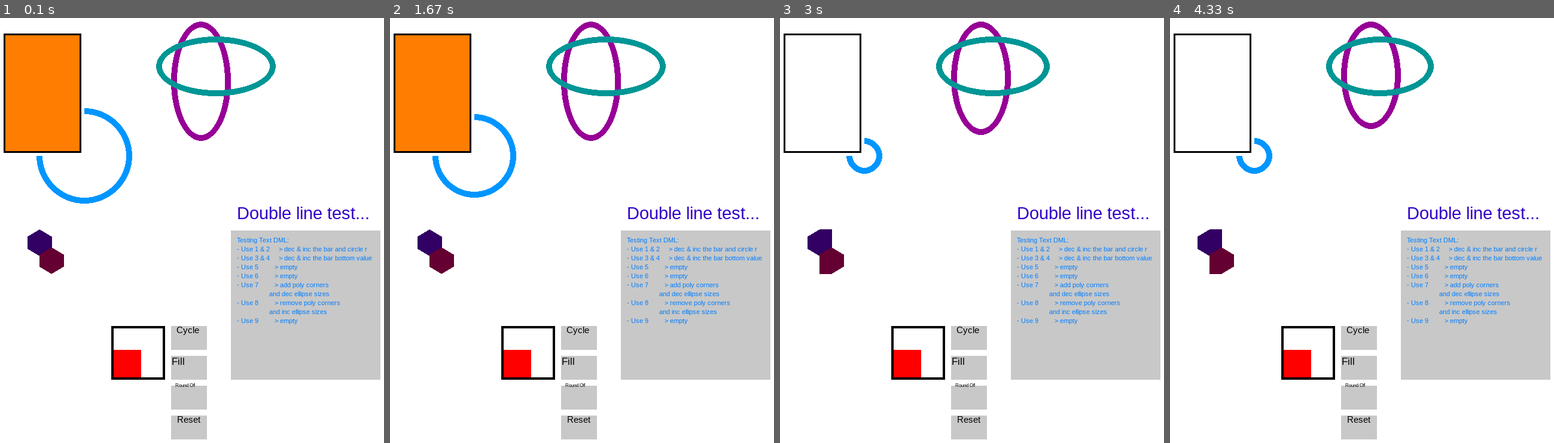
Above: before the commit, frames 1-4 (left to right).
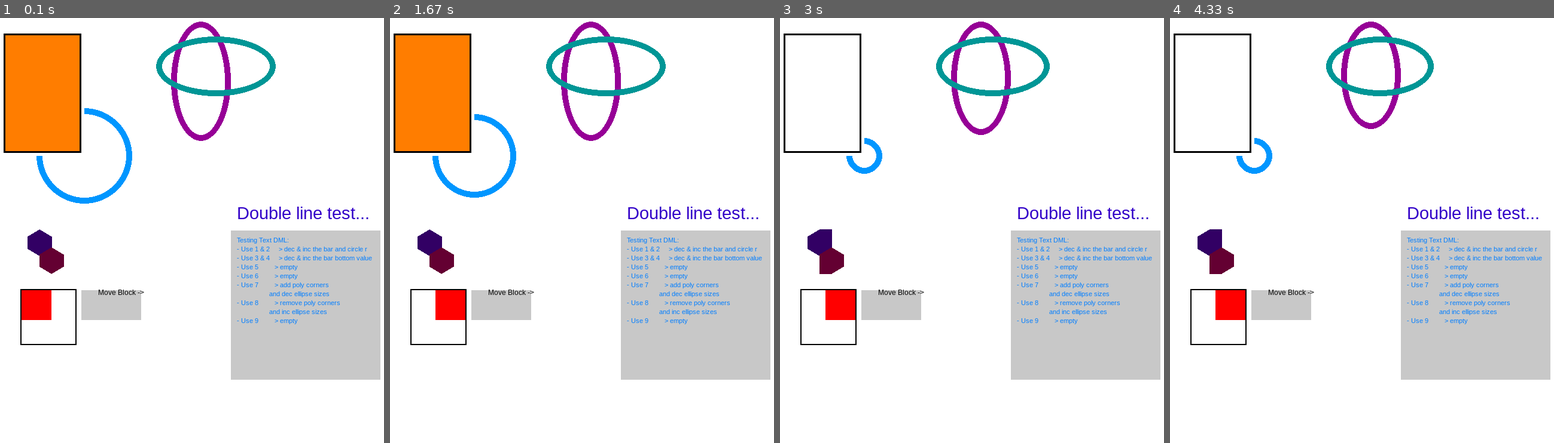
Above: after the commit, the same moments.

Repository: reimerrigtering/PygameUIExtension
Game: pygame game, started from testing.py
Same seed, same stepped clock (60 frames per second), same inputs: the game is played once before the commit and once after it.
Inputs (mouse positions are in pixels of both pictures, inside the frame that each line leads up to):
- Up to frame 1 (0.1 s): no input
- Up to frame 2 (1.67 s): click (501, 307) at 0.38 s, where only the run after the commit has a clickable "Move Block ->"; tap 1 at 0.67, 1.33 s; tap 2 at 1 s
- Up to frame 3 (3 s): tap 4 at 1.67 s; tap 1 at 2.07, 2.37, 2.62, 2.95 s; tap 7 at 2.15 s
- Up to frame 4 (4.33 s): tap 4 at 3.03 s; tap 1 at 3.25, 3.45, 3.75 s; tap 7 at 3.53 s

The runs differ from the first frame. In frame 1, 4.7% of the frame differs, in the area x 5-54%, y 63-100%; in frame 2, 4.7%; in frame 3, 4.7%; in frame 4, 4.7%.

Commit message:
Fixed bugs

Diff:
--- a/testing.py
+++ b/testing.py
@@ -33,69 +33,34 @@
 
 bar = Bar(rectangle, bar_color=(255, 125, 0), bar_closed=True, start_fill_side=Placement.BOTTOM)
 
-moving_block = Rect(200, 600, 50, 50, color=(255, 0, 0))
-moving_block_bounds = Rect(200, 560, 90, 90, border=4)
+moving_block = Rect(50, 500, 50, 50, color=(255, 0, 0))
+moving_block_sqr = Rect(48, 498, 94, 94, color=(0, 0, 0), border=2)
+move_amount = 40
+moving_block_seq_pos = 0
 
-moving_block_right = ObjectAnimation([(ObjectAnimation.Action.MOVE, {'x': 40, 'time': 20})],
+moving_block_right = ObjectAnimation([(ObjectAnimation.Action.MOVE, {'x': move_amount, 'time': 20})],
                                      animation_objects=[moving_block])
-moving_block_left = ObjectAnimation([(ObjectAnimation.Action.MOVE, {'x': -40, 'time': 20})],
+moving_block_left = ObjectAnimation([(ObjectAnimation.Action.MOVE, {'x': -move_amount, 'time': 20})],
                                     animation_objects=[moving_block])
-moving_block_up = ObjectAnimation([(ObjectAnimation.Action.MOVE, {'y': -40, 'time': 20})],
+moving_block_up = ObjectAnimation([(ObjectAnimation.Action.MOVE, {'y': -move_amount, 'time': 20})],
                                   animation_objects=[moving_block])
-moving_block_down = ObjectAnimation([(ObjectAnimation.Action.MOVE, {'y': 40, 'time': 20})],
+moving_block_down = ObjectAnimation([(ObjectAnimation.Action.MOVE, {'y': move_amount, 'time': 20})],
                                     animation_objects=[moving_block])
-moving_block_fill = ObjectAnimation([(ObjectAnimation.Action.MOVE_TO, {'x': 200, 'y': 560, 'time': 60}),
-                                     (ObjectAnimation.Action.SCALE_TO, {'width': 90, 'height': 90, 'time': 60})],
-                                    animation_objects=[moving_block])
-moving_block_round_off = ObjectAnimation([(ObjectAnimation.Action.CHANGE_CORNER_RADIUS_TO,
-                                           {'radius': 60, 'time': 20})], animation_objects=[moving_block])
-moving_block_square = ObjectAnimation([(ObjectAnimation.Action.CHANGE_CORNER_RADIUS_TO,
-                                        {'radius': 0, 'time': 20})], animation_objects=[moving_block])
-moving_block_reset_position = ObjectAnimation([(ObjectAnimation.Action.MOVE_TO, {'x': 200, 'y': 600}),
-                                               (ObjectAnimation.Action.SCALE_TO, {'width': 50, 'height': 50})],
-                                              animation_objects=[moving_block])
-
-moving_block_sequence_pos = 0
-block_rounded = False
-
-
-def reset_block_seq_pos() -> None:
-    global moving_block_sequence_pos
-    moving_block_sequence_pos = 0
-
-
-def round_block(round_off: bool = None) -> None:
-    global block_rounded
-    do_state = round_off if round_off is not None else not block_rounded
-
-    if not do_state:
-        moving_block_square.start()
-        block_rounded = False
-    else:
-        moving_block_round_off.start()
-        block_rounded = True
 
 
 def move_block() -> None:
-    global moving_block_sequence_pos
-    movement_list = [moving_block_up, moving_block_right, moving_block_down, moving_block_left]
+    global moving_block_seq_pos
+    moves = (moving_block_right, moving_block_down, moving_block_left, moving_block_up)
+    moves[moving_block_seq_pos].start()
 
-    movement_list[moving_block_sequence_pos].start()
-
-    if moving_block_sequence_pos == 3:
-        moving_block_sequence_pos = 0
+    if moving_block_seq_pos < 3:
+        moving_block_seq_pos += 1
     else:
-        moving_block_sequence_pos += 1
+        moving_block_seq_pos = 0
 
 
-move_block_button = Button(Rect(300, 560, 60, 40, color=(200, 200, 200)), _text=Text('Cycle'), button_type='push',
-                           call_on_press=move_block)
-fill_block_button = Button(Rect(300, 610, 60, 40, color=(200, 200, 200)), _text=Text('Fill'), button_type='push',
-                           call_on_press=moving_block_fill.start)
-round_block_button = Button(Rect(300, 660, 60, 40, color=(200, 200, 200)), _text=Text('Round Off'), button_type='push',
-                            call_on_press=round_block)
-reset_block_button = Button(Rect(300, 710, 60, 40, color=(200, 200, 200)), _text=Text('Reset'), button_type='push',
-                            call_on_press=[moving_block_reset_position.start, round_block, reset_block_seq_pos])
+move_block_button = Button(Rect(150, 500, 100, 50, color=(200, 200, 200)), _text=Text('Move Block ->'),
+                           button_type='push', call_on_press=move_block)
 
 
 def update_window():
@@ -112,12 +77,8 @@
     text_single.render()
 
     moving_block.render()
-    moving_block_bounds.render()
-
+    moving_block_sqr.render()
     move_block_button.render()
-    fill_block_button.render()
-    round_block_button.render()
-    reset_block_button.render()
 
     Button.release_push_buttons()
     Bar.process_all_bar_movement()
@@ -183,9 +144,6 @@
 
                 case pygame.MOUSEBUTTONDOWN:
                     move_block_button.check_collision()
-                    fill_block_button.check_collision()
-                    round_block_button.check_collision()
-                    reset_block_button.check_collision(kwargs_list=[{}, {'round_off': False}])
 
         update_window()
 
--- a/ui_classes.py
+++ b/ui_classes.py
@@ -865,9 +865,11 @@
         self.stop_reset = stop_reset
 
     def start(self):
-        self.start_action_frame = Frame.get()
         if self not in ObjectAnimation.running_animations:
+            self.start_action_frame = Frame.get()
             ObjectAnimation.running_animations.append(self)
+        else:
+            print('Animation already running')
 
     def stop(self):
         if self in ObjectAnimation.running_animations:
@@ -908,7 +910,7 @@
 
         if Frame.get() >= self.next_frame:
             self.start_action_frame = Frame.get()
-            self.next_frame = self.start_action_frame + wait_time
+            self.next_frame = self.start_action_frame + wait_time - 1
             if self.started_move:
                 self.action_index += 1
                 self.started_move = False
Not shown, changed: TODOs.txt
